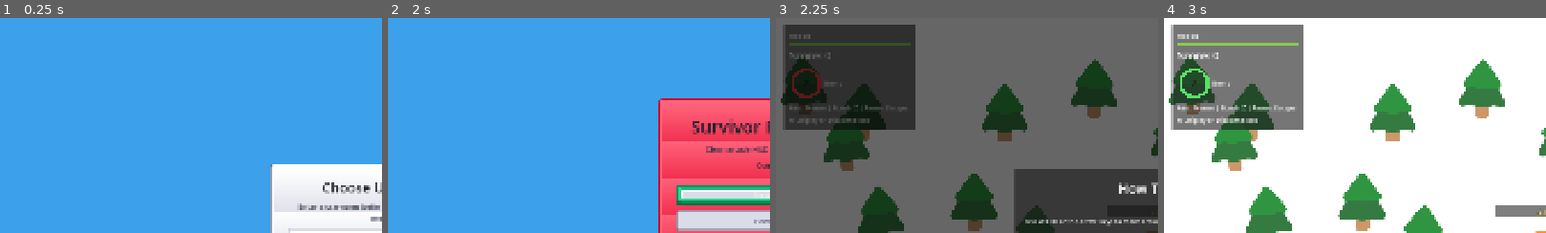
Above: before the commit, frames 1-4 (left to right).
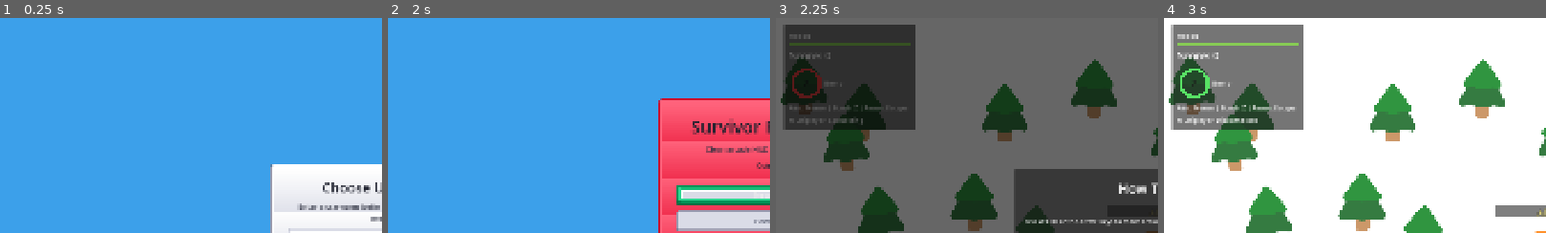
Above: after the commit, the same moments.

Repository: Arjun-Rao-Dev/HappyBoo
Game: Godot game, scene res://ui/username_prompt.tscn
Two runs of this game, one before a commit and one after it. Both use one fixed random seed, a clock stepped at 60 frames per second and the inputs below. Sound files missing from this copy of the repository are replaced by a short silence.
Inputs (mouse positions are % of the whole screen's width and height, from its top left):
- Up to frame 1 (0.25 s): no input
- Up to frame 2 (2 s): click (50, 51) at 0.52 s; type "Alex" at 0.6 s; click "Continue" at 1.25 s
- Up to frame 3 (2.25 s): click "Multiplayer" at 2 s
- Up to frame 4 (3 s): click "Skip" at 2.75 s
The pictures show only the part of the screen within x 0-50%, y 0-50%; the shares and areas given below are measured in that part.

Frames 1-2 are identical in both runs. In frame 3, 0.1% of the frame differs, in the area x 18-25%, y 46-50%; in frame 4, nothing differs.

Commit message:
Smooth remote multiplayer player rendering

Diff:
--- a/multiplayer/remote_player.gd
+++ b/multiplayer/remote_player.gd
@@ -1,13 +1,19 @@
 extends Node2D
 
-const POSITION_LERP_SPEED := 12.0
+const POSITION_LERP_SPEED := 18.0
+const AIM_LERP_SPEED := 24.0
+const MAX_PREDICTION_SECONDS := 0.12
+const SNAP_DISTANCE := 260.0
 
 var target_position := Vector2.ZERO
+var target_velocity := Vector2.ZERO
 var _username := "Player"
 var _skin_id := "classic"
 var _animation_state := "idle"
 var _gun_active := false
 var _aim_angle := 0.0
+var _target_aim_angle := 0.0
+var _last_state_time_ms := 0
 
 @onready var happy_boo = $HappyBoo
 @onready var gun_display: Node2D = $GunDisplay
@@ -20,10 +26,18 @@
 
 
 func _process(delta: float) -> void:
-	global_position = global_position.lerp(target_position, clampf(delta * POSITION_LERP_SPEED, 0.0, 1.0))
+	var age_seconds := float(Time.get_ticks_msec() - _last_state_time_ms) / 1000.0
+	var predicted_position := target_position + target_velocity * minf(age_seconds, MAX_PREDICTION_SECONDS)
+	if global_position.distance_to(predicted_position) > SNAP_DISTANCE:
+		global_position = predicted_position
+	else:
+		global_position = global_position.lerp(predicted_position, clampf(delta * POSITION_LERP_SPEED, 0.0, 1.0))
+	_aim_angle = lerp_angle(_aim_angle, _target_aim_angle, clampf(delta * AIM_LERP_SPEED, 0.0, 1.0))
+	gun_display.global_rotation = _aim_angle
 
 
 func apply_state(state: Dictionary) -> void:
+	_last_state_time_ms = Time.get_ticks_msec()
 	var position_data: Variant = state.get("position", {})
 	if position_data is Dictionary:
 		target_position = Vector2(
@@ -32,12 +46,18 @@
 		)
 		if global_position == Vector2.ZERO:
 			global_position = target_position
+	var velocity_data: Variant = state.get("velocity", {})
+	if velocity_data is Dictionary:
+		target_velocity = Vector2(
+			float(velocity_data.get("x", target_velocity.x)),
+			float(velocity_data.get("y", target_velocity.y))
+		)
 
 	_username = String(state.get("username", _username))
 	_skin_id = String(state.get("skin_id", _skin_id))
 	_animation_state = String(state.get("animation", _animation_state))
 	_gun_active = bool(state.get("gun_active", _gun_active))
-	_aim_angle = float(state.get("aim_angle", _aim_angle))
+	_target_aim_angle = float(state.get("aim_angle", _target_aim_angle))
 	_apply_display_state()
 
 
@@ -50,4 +70,3 @@
 	else:
 		happy_boo.play_idle_animation()
 	gun_display.visible = _gun_active
-	gun_display.global_rotation = _aim_angle
--- a/survivors_game.gd
+++ b/survivors_game.gd
@@ -3,7 +3,7 @@
 const REMOTE_PLAYER_SCENE: PackedScene = preload("res://multiplayer/remote_player.tscn")
 const PROJECTILE_SCENE: PackedScene = preload("res://pistol/projectile.tscn")
 const MUZZLE_FLASH_SCENE: PackedScene = preload("res://pistol/muzzle_flash/muzzle_flash.tscn")
-const MULTIPLAYER_STATE_SEND_INTERVAL := 0.08
+const MULTIPLAYER_STATE_SEND_INTERVAL := 0.05
 const MULTIPLAYER_MOB_STATE_SEND_INTERVAL := 0.12
 const ONLINE_MOB_SPAWN_CHANCE_PER_CHUNK := 0.75
 
